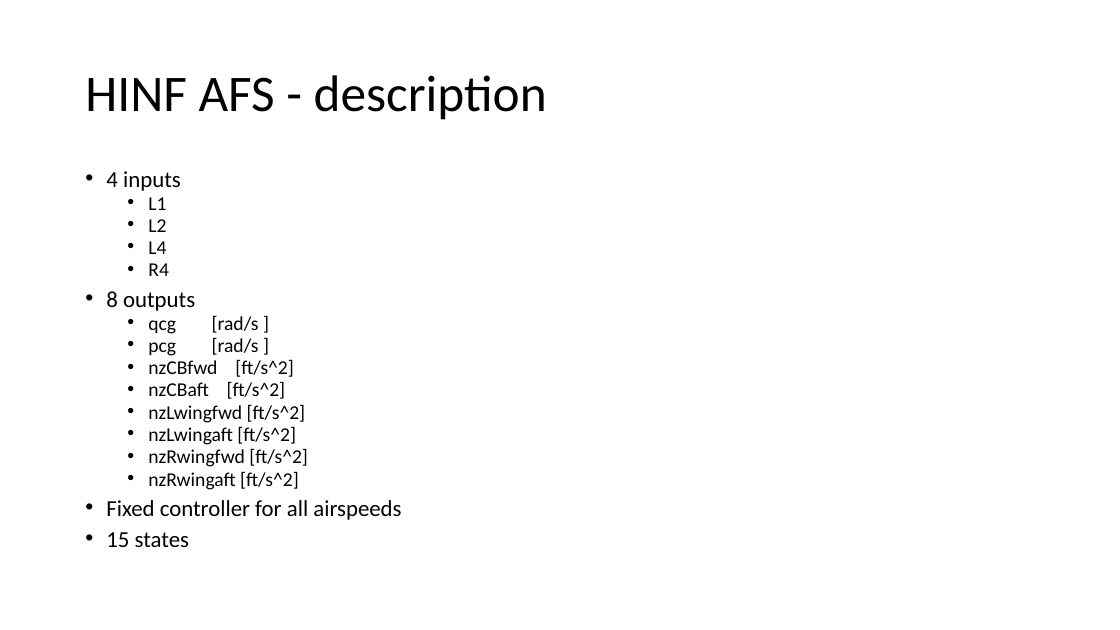
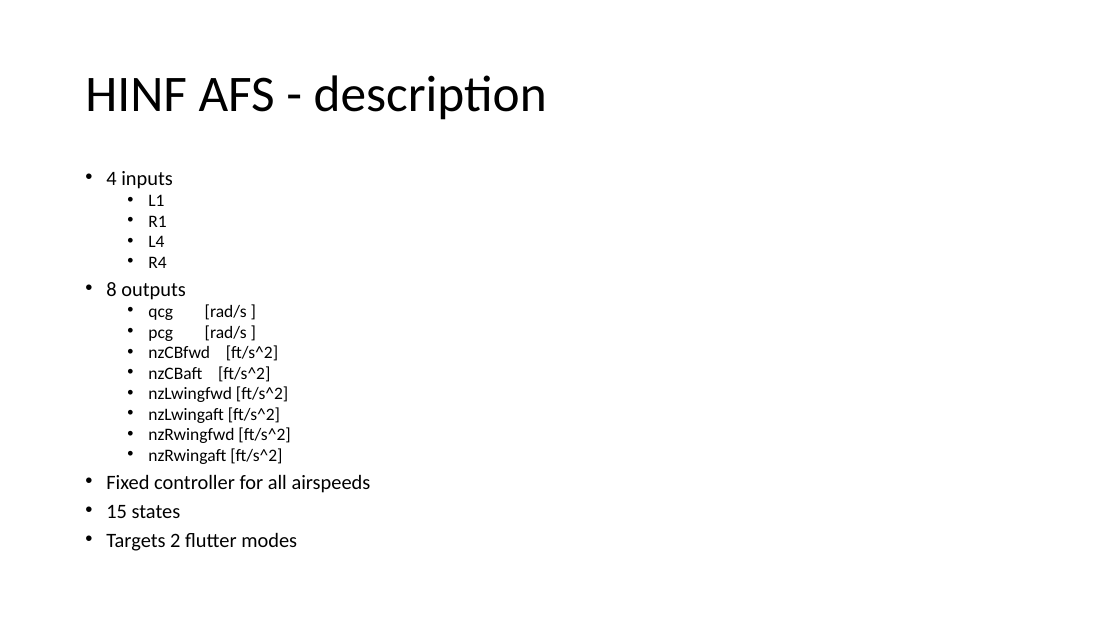
Before and after one commit to padmassun/mAEWing1, a slide deck: slide 3 of Software/Geri_Model_Package/Robustness/RobustnessAnalysis_02142019.pptx. Drawn at 1120x630 pixels with LibreOffice and Linux fonts; fonts in the diff are those of the drawing. Boxes give left, top, right and bottom in pixels: in the first picture for what was removed or moved away, otherwise in the second. Text is boxed around its words. In the diff, an @@ line names an element or a change of style, - is before the commit and + after.

```diff
--- a/Software/Geri_Model_Package/Robustness/RobustnessAnalysis_02142019.pptx
+++ b/Software/Geri_Model_Package/Robustness/RobustnessAnalysis_02142019.pptx
@@ text at bbox=[106, 171, 371, 518]: size 19.6 to 17.5 pt in "4 inputs", "8 outputs", "Fixed controller for all airspeeds", "15 states"; size 16.8 to 15 pt in "L1", "L4", "R4", "qcg [rad/s ]" and 7 more places @@
@@ text at bbox=[148, 215, 166, 227]: text changed; size 16.8 to 15 pt @@
-  • L2
+  • R1
@@ text at bbox=[106, 532, 297, 551]: paragraph added @@
+• Targets 2 flutter modes
```
Also in this commit, not shown: 3 other slides changed.
